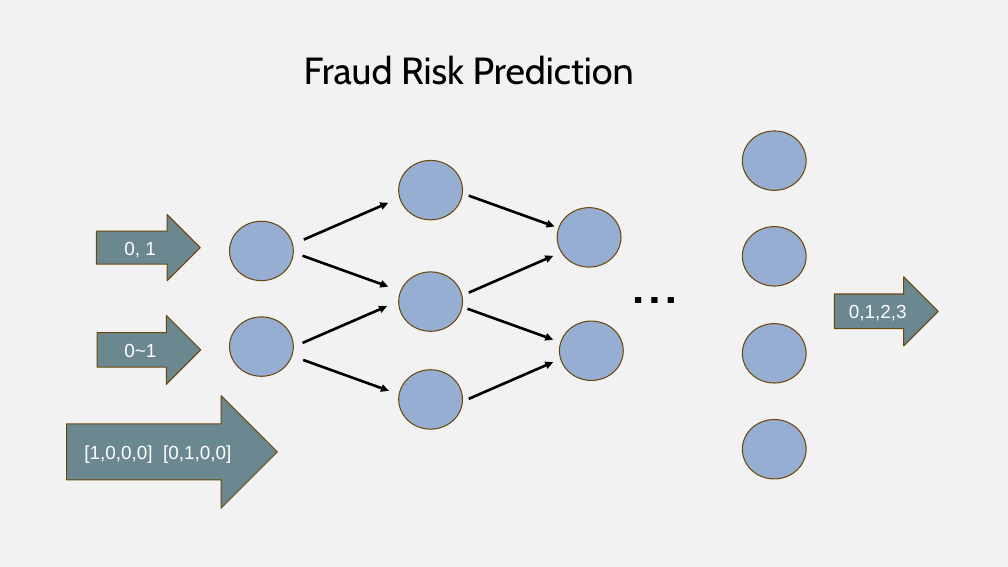
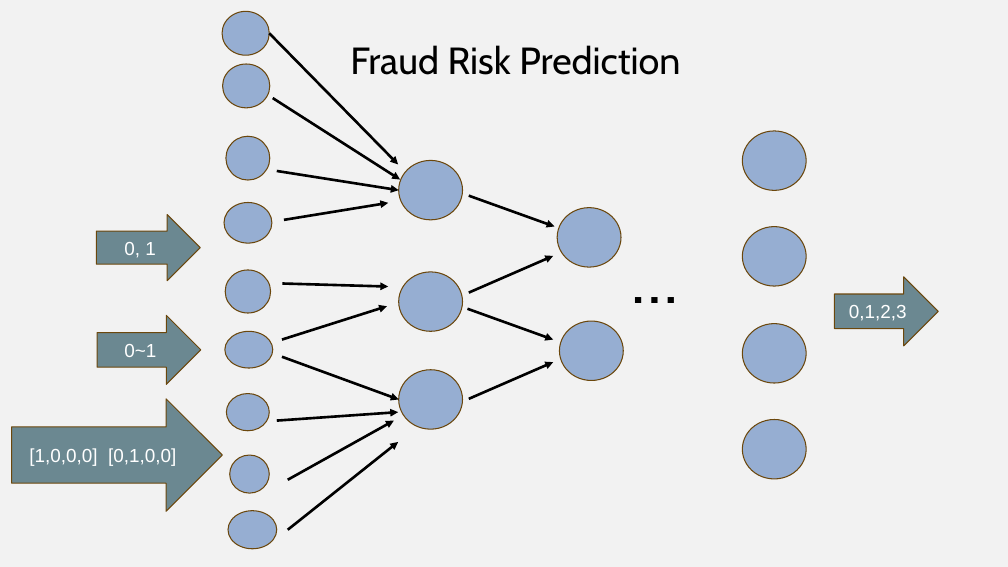
Before and after one commit to ivwangYW/5100CS_Group_Final_Project_Expense-AI, a slide deck: slide 9 of AI Empowered Automated Employee Expense Reimbursement Process.pptx (slide 8 before the commit). Drawn at 1008x567 pixels with LibreOffice and Linux fonts; fonts in the diff are those of the drawing. Boxes give left, top, right and bottom in pixels: in the first picture for what was removed or moved away, otherwise in the second. Text is boxed around its words. In the diff, an @@ line names an element or a change of style, - is before the commit and + after.

```diff
--- a/AI Empowered Automated Employee Expense Reimbursement Process.pptx
+++ b/AI Empowered Automated Employee Expense Reimbursement Process.pptx
@@ ellipse added at (x1=222, y1=11, x2=269, y2=55), fill #96AED2, outline #6C470D 1 pt @@
@@ arrow added from (269, 33) to (399, 165), #000000 2.5 pt @@
@@ text "Fraud Risk Prediction" moved from (x1=304, y1=55, x2=634, y2=85) to (x1=350, y1=45, x2=680, y2=75) @@
@@ ellipse added at (x1=222, y1=64, x2=269, y2=108), fill #96AED2, outline #6C470D 1 pt @@
@@ arrow added from (273, 98) to (400, 179), #000000 2.5 pt @@
@@ ellipse added at (x1=226, y1=136, x2=270, y2=180), fill #96AED2, outline #6C470D 1 pt @@
@@ arrow added from (277, 171) to (399, 191), #000000 2.5 pt @@
@@ ellipse resized from (x1=230, y1=222, x2=293, y2=281) to (x1=224, y1=203, x2=271, y2=243) @@
@@ arrow moved from (304, 240) - (389, 203) to (284, 220) - (389, 203) @@
@@ ellipse resized from (x1=230, y1=317, x2=293, y2=377) to (x1=225, y1=270, x2=271, y2=313) @@
@@ arrow moved from (302, 256) - (389, 287) to (282, 284) - (389, 287) @@
@@ arrow moved from (302, 343) - (387, 306) to (282, 340) - (387, 306) @@
@@ ellipse added at (x1=225, y1=331, x2=272, y2=368), fill #96AED2, outline #6C470D 1 pt @@
@@ arrow moved from (303, 360) - (389, 391) to (282, 357) - (399, 399) @@
@@ right arrow "[1,0,0,0] [0,1,0,0]" moved from (x1=67, y1=395, x2=278, y2=508) to (x1=11, y1=399, x2=222, y2=512) @@
@@ ellipse added at (x1=226, y1=394, x2=269, y2=431), fill #96AED2, outline #6C470D 1 pt @@
@@ arrow added from (277, 420) to (399, 412), #000000 2.5 pt @@
@@ arrow added from (288, 480) to (394, 420), #000000 2.5 pt @@
@@ arrow added from (288, 530) to (399, 442), #000000 2.5 pt @@
@@ ellipse added at (x1=230, y1=455, x2=269, y2=493), fill #96AED2, outline #6C470D 1 pt @@
@@ ellipse added at (x1=228, y1=511, x2=277, y2=549), fill #96AED2, outline #6C470D 1 pt @@
```
Also in this commit, not shown: 7 other slides changed, 3 slides added, 1 slide removed, 3 other files.
